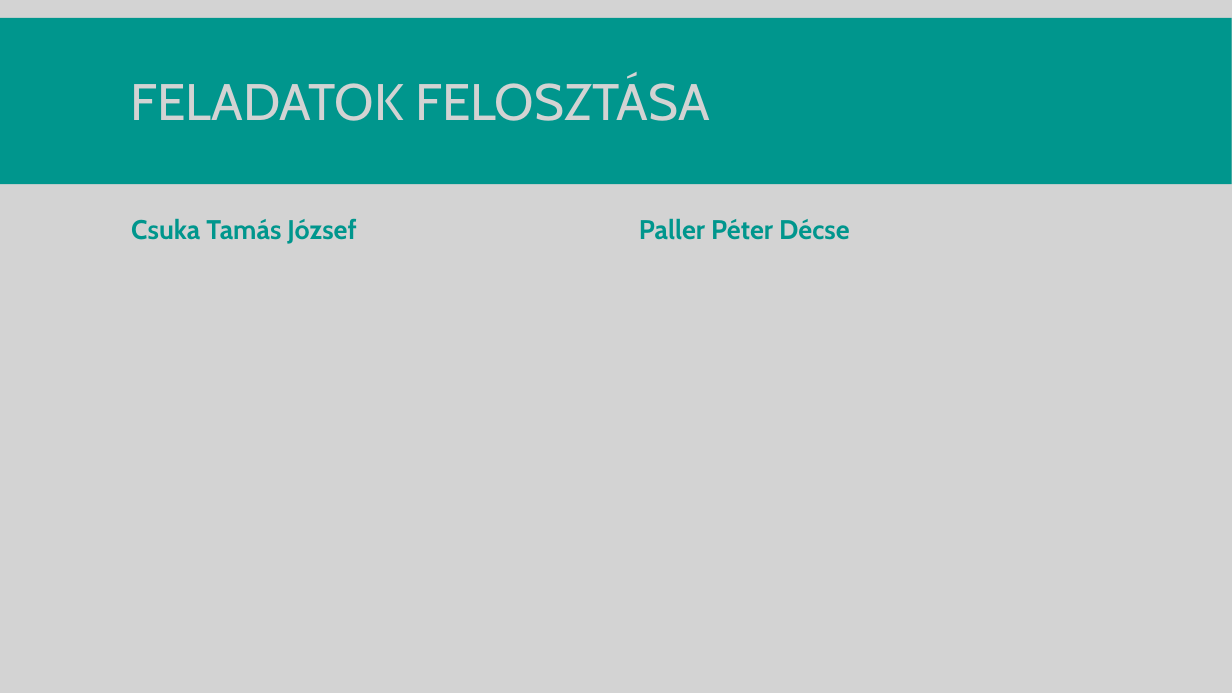
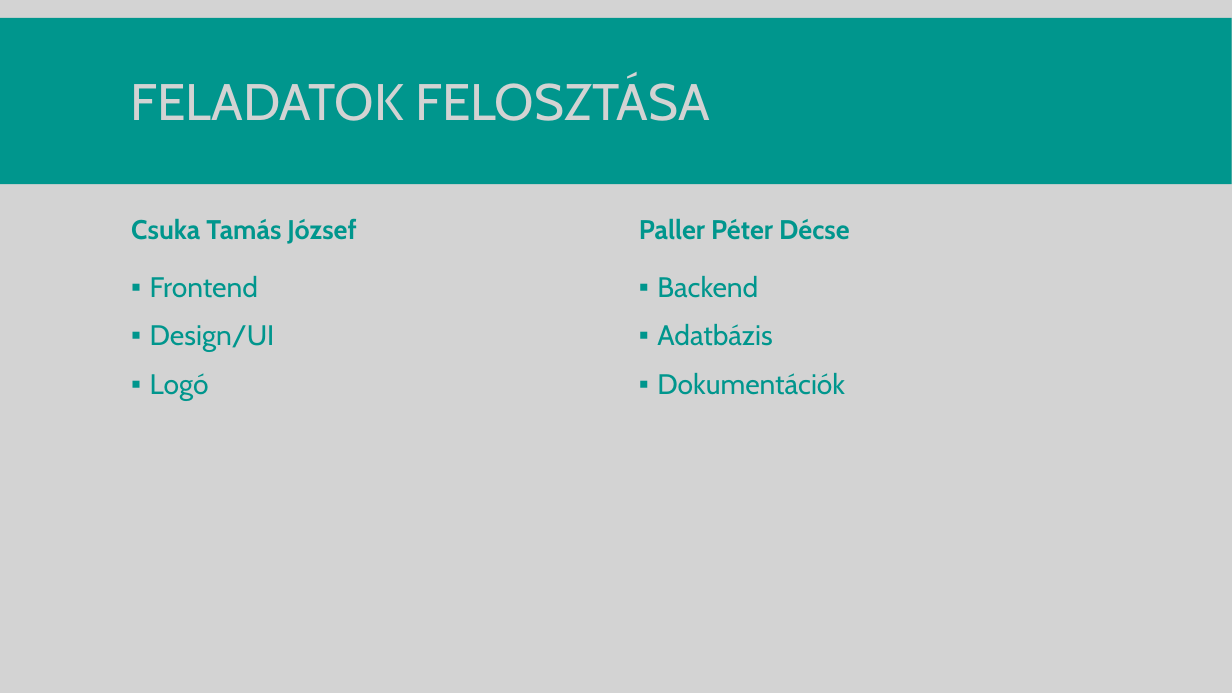
Before and after one commit to Decse1/13_S1_7_vizsgaremek, a slide deck: slide 6 of szerkesztendo_dokumentumok/prezentacio_REKA.pptx. Drawn at 1232x693 pixels with LibreOffice and Linux fonts; fonts in the diff are those of the drawing. Boxes give left, top, right and bottom in pixels: in the first picture for what was removed or moved away, otherwise in the second. Text is boxed around its words. In the diff, an @@ line names an element or a change of style, - is before the commit and + after.

```diff
--- a/szerkesztendo_dokumentumok/prezentacio_REKA.pptx
+++ b/szerkesztendo_dokumentumok/prezentacio_REKA.pptx
@@ text added at bbox=[150, 276, 275, 400], 22 pt, text #00968D @@
+▪ Frontend
+▪ Design/UI
+▪ Logó
@@ text added at bbox=[657, 276, 845, 395], 22 pt, text #00968D @@
+▪ Backend
+▪ Adatbázis
+▪ Dokumentációk
```
Also in this commit, not shown: 5 other slides changed, 3 other files.
